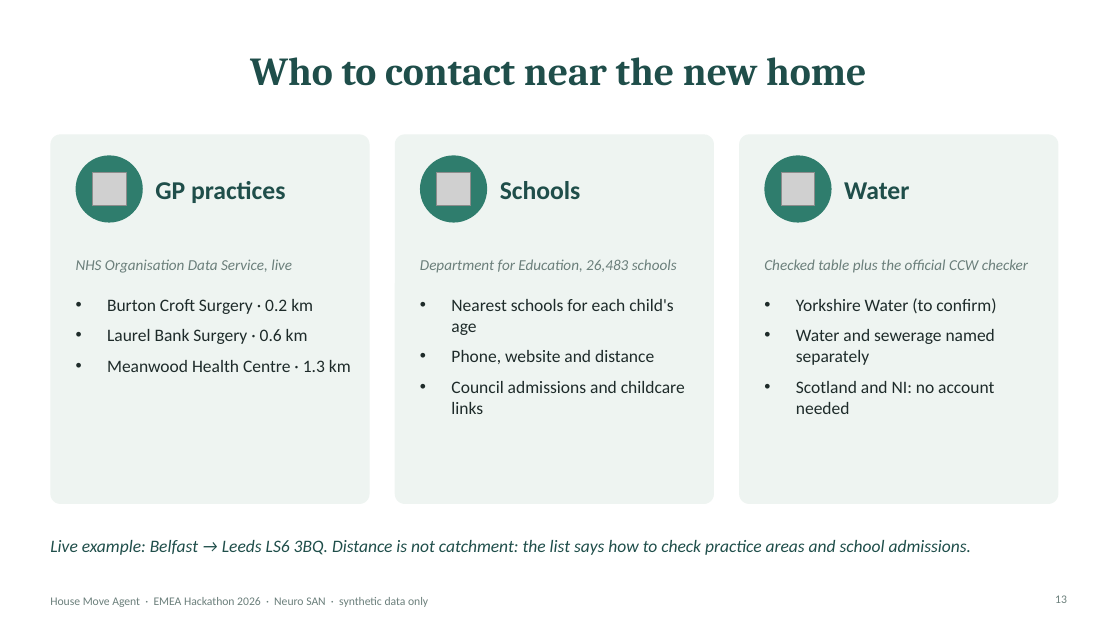
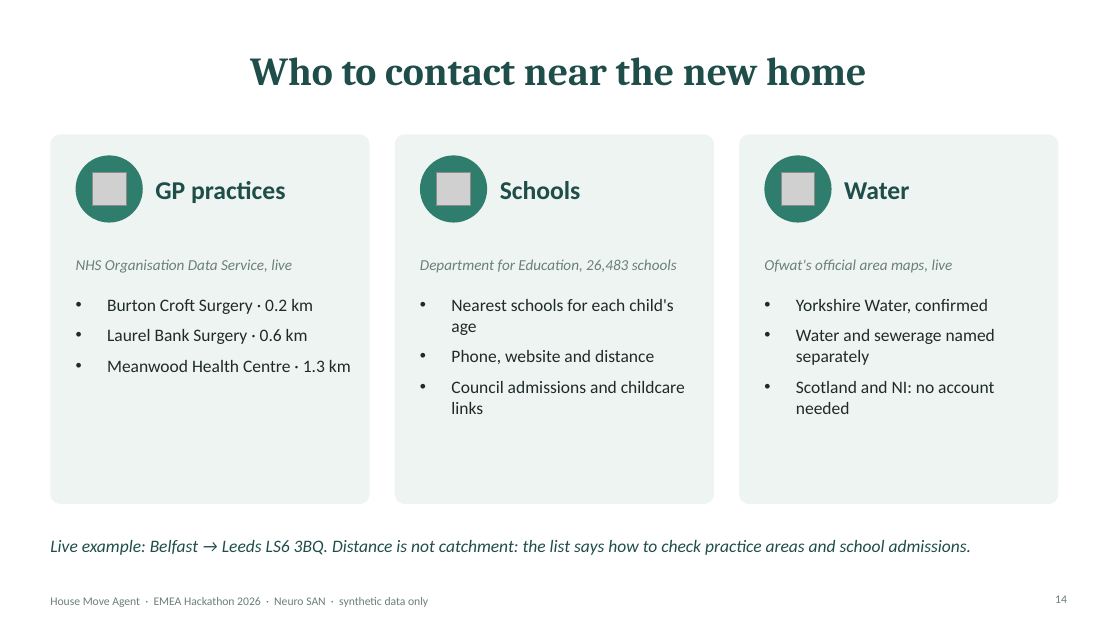
Before and after one commit to varadarajp/neuro-san-house-move, a slide deck: slide 14 of House_Move_Agent.pptx (slide 13 before the commit). Drawn at 1120x630 pixels with LibreOffice and Linux fonts; fonts in the diff are those of the drawing; grey boxes stand for pictures. Boxes give left, top, right and bottom in pixels: in the first picture for what was removed or moved away, otherwise in the second. Text is boxed around its words. In the diff, an @@ line names an element or a change of style, - is before the commit and + after.

```diff
--- a/House_Move_Agent.pptx
+++ b/House_Move_Agent.pptx
@@ text at bbox=[764, 259, 953, 273]: text changed @@
-Checked table plus the official CCW checker
+Ofwat's official area maps, live
@@ text at bbox=[796, 299, 988, 313]: text changed @@
-• Yorkshire Water (to confirm)
+• Yorkshire Water, confirmed
@@ page number at bbox=[1055, 595, 1067, 603]: text changed @@
-13
+14
```
Also in this commit, not shown: 8 other slides changed, 2 slides added.
